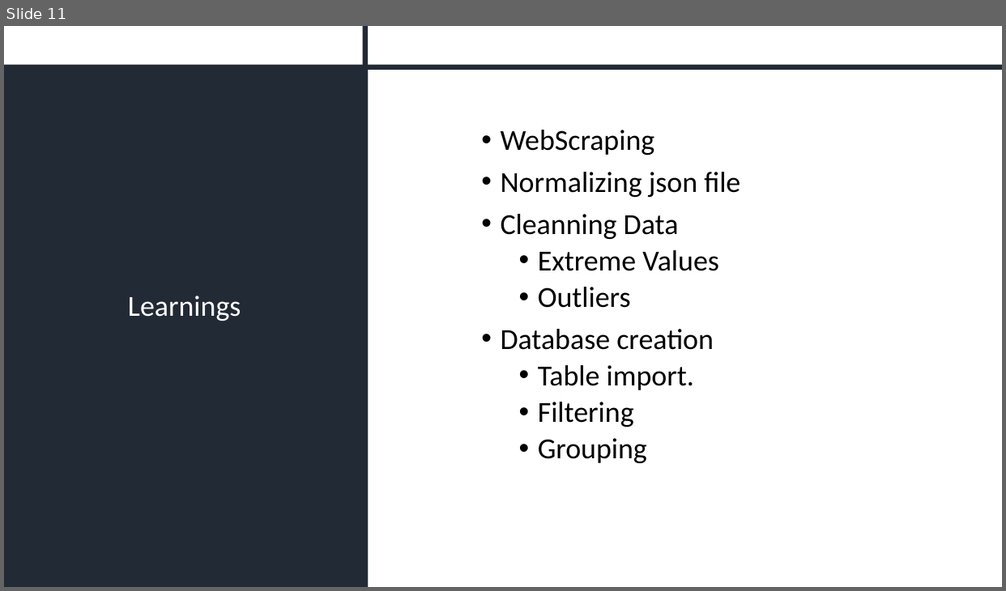
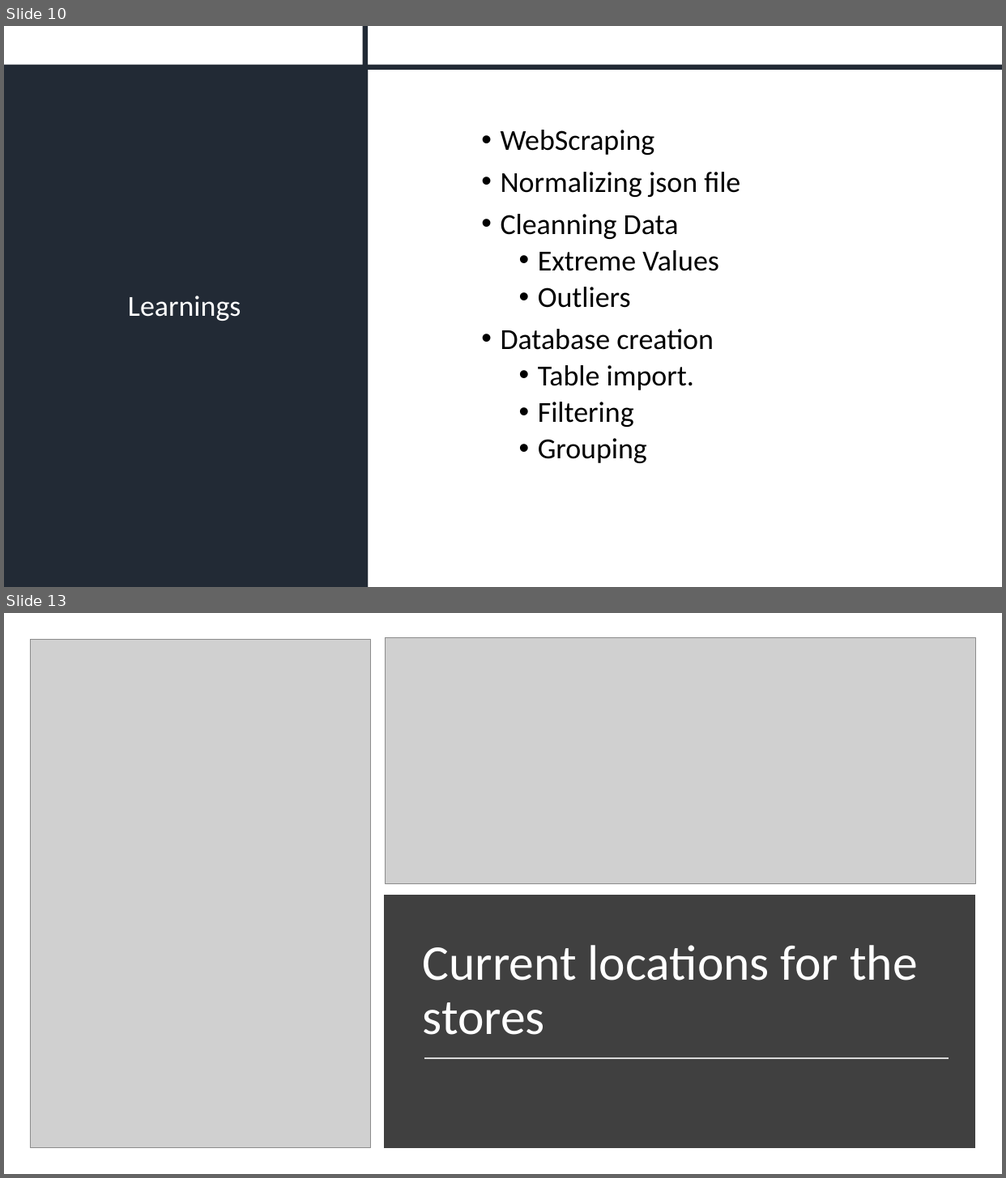
Before and after one commit to isra-st/NewPoPUpStore, a slide deck: New PopUpStore.pptx. Shown one above the other, each under a label of ours: slide 11 before the commit, slides 10 and 13 after it; the slides between them are not shown. The pictures are 1006x591 and 1006x1178 pixels, drawn with LibreOffice and Linux fonts; fonts in the diff are those of the drawing; grey boxes stand for pictures. Boxes give left, top, right and bottom in pixels: in the first picture for what was removed or moved away, otherwise in the second. Text is boxed around its words. In the diff, an @@ line names an element or a change of style, - is before the commit and + after.

```diff
--- a/New PopUpStore.pptx
+++ b/New PopUpStore.pptx
@@ slide 13 added at (4, 613, 1002, 1174), background #FFFFFF @@
@@ picture added at (30, 639, 371, 1148) @@
@@ picture added at (385, 637, 976, 884) @@
@@ rectangle added at (390, 901, 970, 1144), fill #404040, outline #404040 10 pt @@
@@ title added at (423, 945, 918, 1035), 48 pt, text #FFFFFF @@
+Current locations for the stores
@@ line added from (424, 1059) to (948, 1059), #D9D9D9 1.75 pt @@
@@ what was slide 11 is now slide 10 @@
```
Also in this commit, not shown: 5 slides changed, 2 other slides added, 3 other files.
